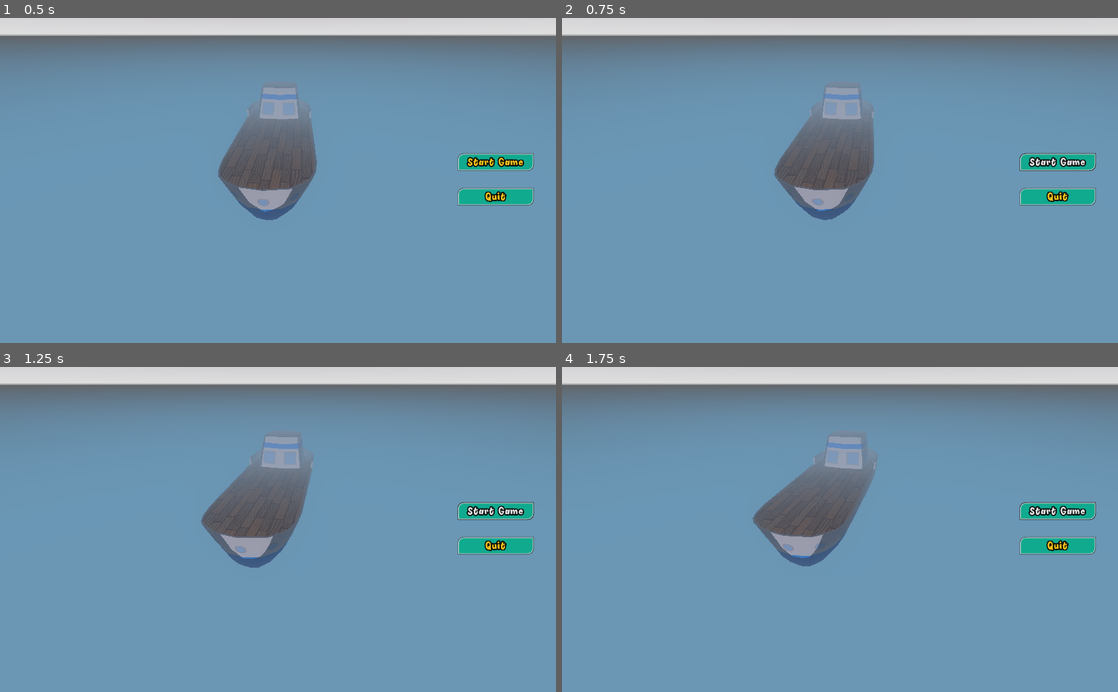
Above: before the commit, frames 1-4 (two rows, left to right).
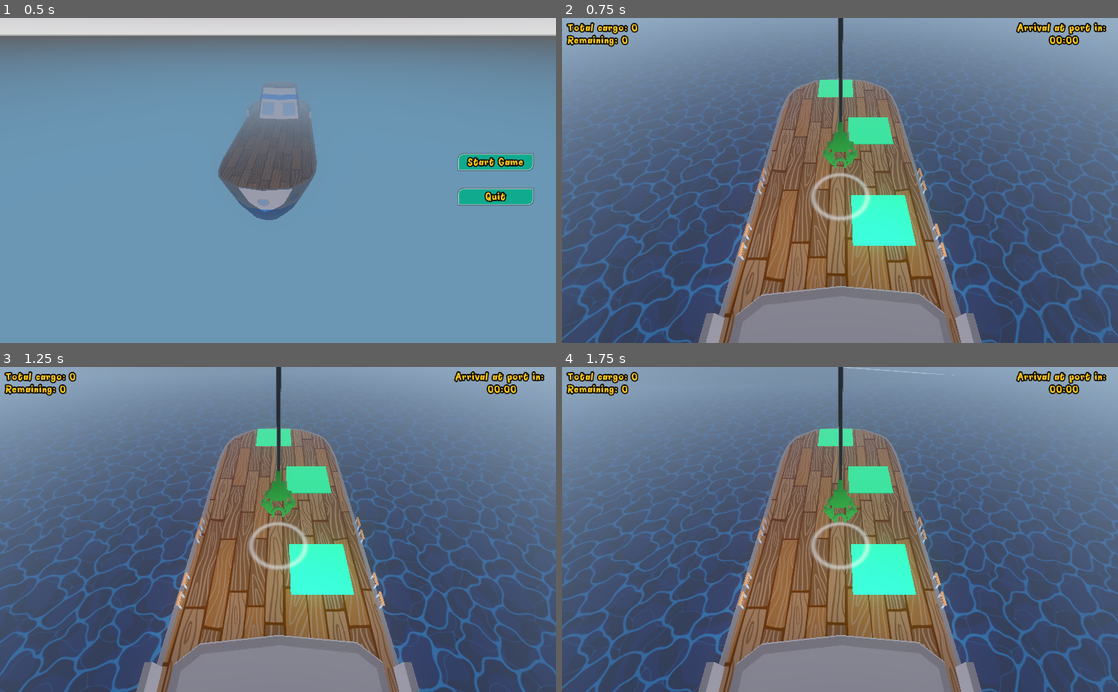
Above: after the commit, the same moments.

Repository: Boivin92/GMTK2020
Game: Godot game, scene res://Game/Menu/MainMenu.tscn
Same seed, same stepped clock (60 frames per second), same inputs: the game is played once before the commit and once after it.
Inputs (mouse positions are in pixels of both pictures, inside the frame that each line leads up to):
- Up to frame 1 (0.5 s): no input
- Up to frame 2 (0.75 s): click "Start Game" at 0.5 s
- Up to frame 3 (1.25 s): no input
- Up to frame 4 (1.75 s): click (1056, 513) at 1.25 s, where only the run before the commit has a clickable "Start Game"

Frame 1 is identical in both runs. In frame 2, 89% of the frame differs, in the area x 0-100%, y 0-100%; in frame 3, 89%; in frame 4, 89%.

Commit message:
checkpoints stables

Diff:
--- a/Game/Level/Level.tscn
+++ b/Game/Level/Level.tscn
@@ -68,7 +68,6 @@
 } ]
 }
 
-[node name="Level" type="Spatial"]
 [node name="Level" type="Spatial" groups=[
 "game",
 ]]
@@ -122,34 +121,40 @@
 [node name="Fence8" parent="boat/Spatial" instance=ExtResource( 4 )]
 transform = Transform( -1, 0, -3.25841e-07, 0, 1, 0, 3.25841e-07, 0, -1, -6.31035, 5.47231, 0.876344 )
 
-[node name="SpawnContainer" type="Spatial" parent="."]
-
-[node name="Crates" type="Spatial" parent="."]
-
-[node name="Position3D" type="Position3D" parent="Crates"]
-transform = Transform( 1, 0, 0, 0, 1, 0, 0, 0, 1, -2.77117, 5.64439, 8.77868 )
-
-[node name="Position3D2" type="Position3D" parent="Crates"]
-transform = Transform( 1, 0, 0, 0, 1, 0, 0, 0, 1, 3.13549, 5.64439, 8.77868 )
-
-[node name="Position3D3" type="Position3D" parent="Crates"]
-transform = Transform( 1, 0, 0, 0, 1, 0, 0, 0, 1, -2.77117, 5.64439, 2.97387 )
-
-[node name="Position3D4" type="Position3D" parent="Crates"]
-transform = Transform( 1, 0, 0, 0, 1, 0, 0, 0, 1, 3.13549, 5.64439, 2.97387 )
-
-[node name="Position3D5" type="Position3D" parent="Crates"]
-transform = Transform( 1, 0, 0, 0, 1, 0, 0, 0, 1, -2.77117, 5.64439, 14.6581 )
-
-[node name="Position3D6" type="Position3D" parent="Crates"]
-transform = Transform( 1, 0, 0, 0, 1, 0, 0, 0, 1, 3.13549, 5.64439, 14.6581 )
-
-[node name="Position3D8" type="Position3D" parent="Crates"]
-transform = Transform( 1, 0, 0, 0, 1, 0, 0, 0, 1, -0.0590334, 5.64439, 19.4561 )
-
 [node name="Camera" type="Camera" parent="."]
 transform = Transform( -1, -2.49609e-07, 2.09447e-07, 0, 0.642788, 0.766044, -3.25841e-07, 0.766044, -0.642788, 0, 19.696, -5 )
 current = true
+
+[node name="SpawnContainer" type="Spatial" parent="."]
+
+[node name="Crates" type="Spatial" parent="."]
+
+[node name="Position3D" type="Position3D" parent="Crates"]
+transform = Transform( 1, 0, 0, 0, 1, 0, 0, 0, 1, 3.43418, 5.74745, 3.28414 )
+
+[node name="Position3D2" type="Position3D" parent="Crates"]
+transform = Transform( 1, 0, 0, 0, 1, 0, 0, 0, 1, 3.43418, 5.74745, 7.83573 )
+
+[node name="Position3D3" type="Position3D" parent="Crates"]
+transform = Transform( 1, 0, 0, 0, 1, 0, 0, 0, 1, 3.43418, 5.74745, 13.0124 )
+
+[node name="Position3D4" type="Position3D" parent="Crates"]
+transform = Transform( 1, 0, 0, 0, 1, 0, 0, 0, 1, 3.43418, 5.74745, 16.9832 )
+
+[node name="Position3D6" type="Position3D" parent="Crates"]
+transform = Transform( 1, 0, 0, 0, 1, 0, 0, 0, 1, -2.82405, 5.74745, 3.28414 )
+
+[node name="Position3D7" type="Position3D" parent="Crates"]
+transform = Transform( 1, 0, 0, 0, 1, 0, 0, 0, 1, -2.82405, 5.74745, 7.83573 )
+
+[node name="Position3D8" type="Position3D" parent="Crates"]
+transform = Transform( 1, 0, 0, 0, 1, 0, 0, 0, 1, -2.82405, 5.74745, 13.0124 )
+
+[node name="Position3D9" type="Position3D" parent="Crates"]
+transform = Transform( 1, 0, 0, 0, 1, 0, 0, 0, 1, -2.82405, 5.74745, 16.9832 )
+
+[node name="Position3D5" type="Position3D" parent="Crates"]
+transform = Transform( 1, 0, 0, 0, 1, 0, 0, 0, 1, 0.491733, 5.74745, 20.9093 )
 
 [node name="Ocean" type="MeshInstance" parent="."]
 transform = Transform( 1, 0, 0, 0, 1, 0, 0, 0, 1, 0, 1.21927, 0 )
Not shown: 1 places in Game/Level/Level.tscn that only renumber resources
